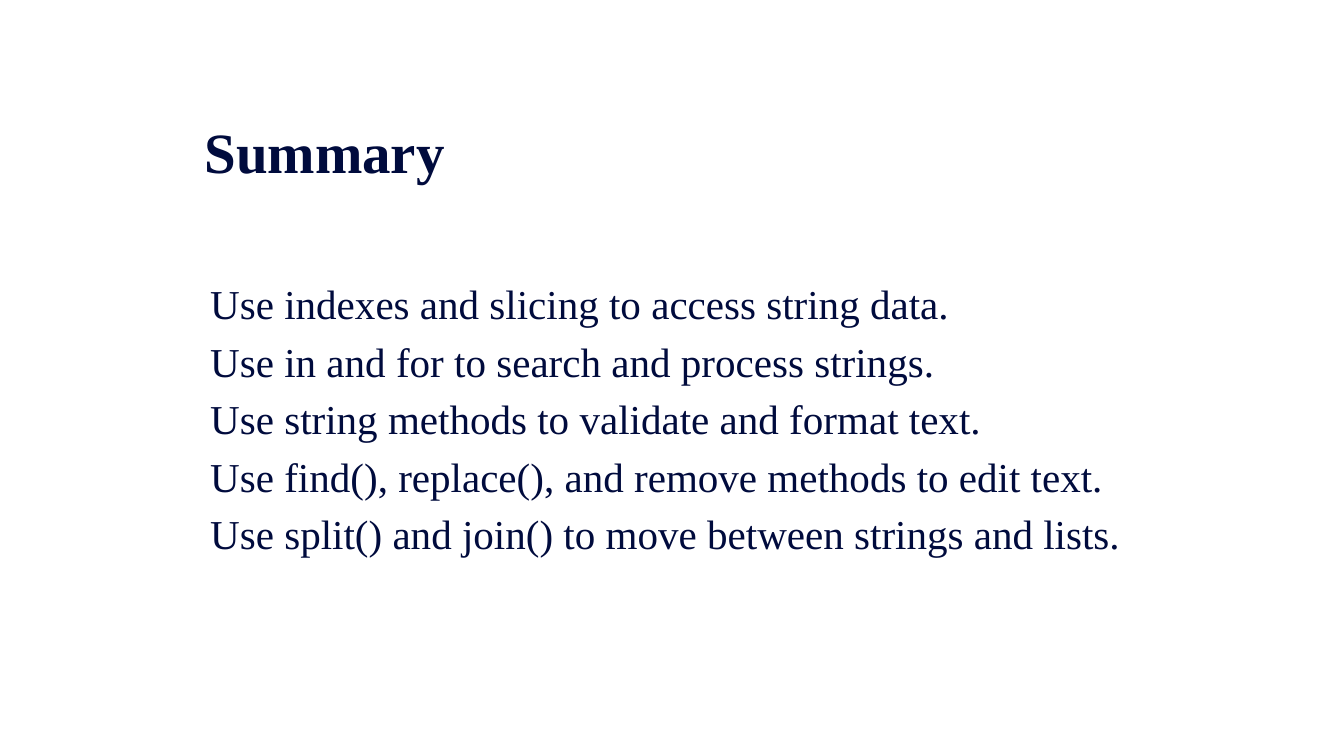
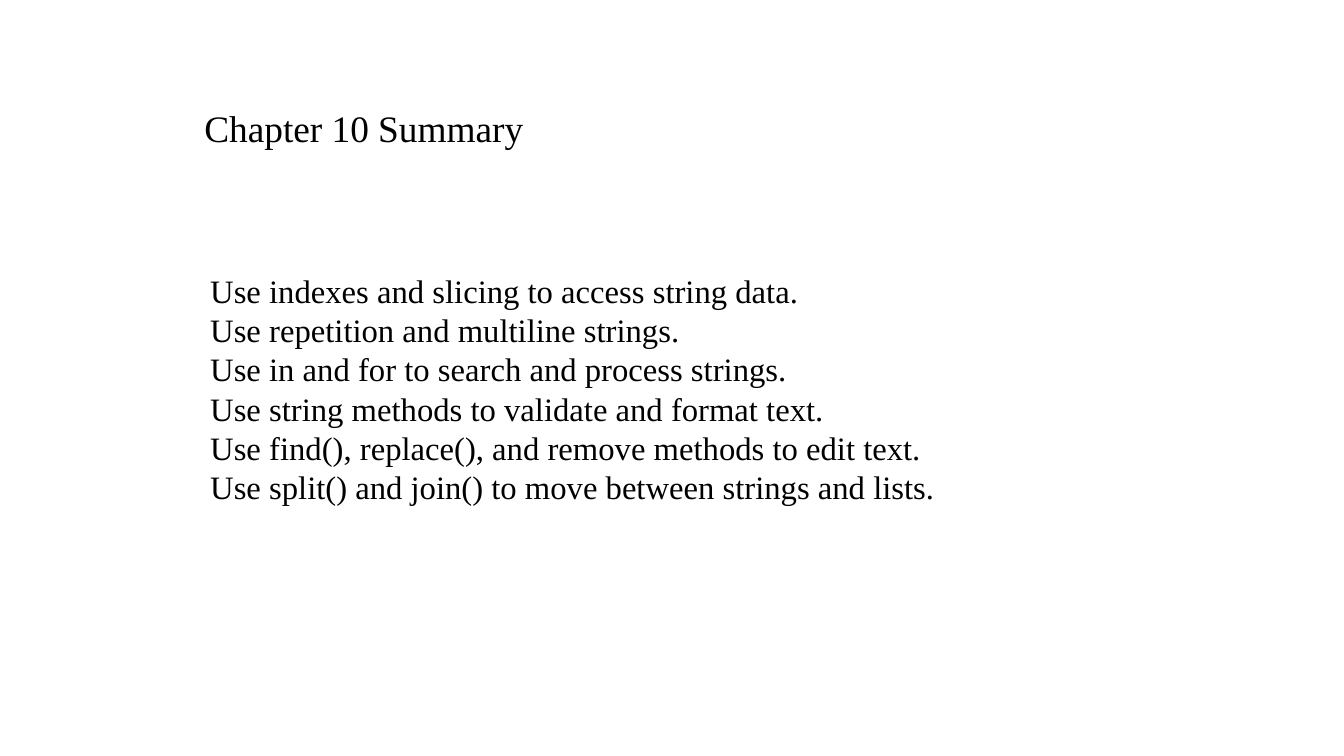
Before and after one commit to Wendy-Chen56/murachs_python_section_2, a slide deck: slide 10 of slides/chapter_10_How_to_Work_with_Strings.pptx (slide 8 before the commit). Drawn at 1344x756 pixels with LibreOffice and Linux fonts; fonts in the diff are those of the drawing. Boxes give left, top, right and bottom in pixels: in the first picture for what was removed or moved away, otherwise in the second. Text is boxed around its words. In the diff, an @@ line names an element or a change of style, - is before the commit and + after.

Commit message:
Update Chapter 10 lesson and slides

```diff
--- a/slides/chapter_10_How_to_Work_with_Strings.pptx
+++ b/slides/chapter_10_How_to_Work_with_Strings.pptx
@@ text at [204,116,523,149]: text changed; size 61 to 40 pt; text colour #000B3D to #000000; bold off @@
-Summary
+Chapter 10 Summary
@@ text at [210,280,934,505]: size 44 to 35 pt, text colour #000B3D to #000000 in "Use indexes and slicing to access string ...", "Use in and for to search and ...", "Use string methods to validate and format ...", "Use find(), replace(), and remove methods to ..." and 1 more places; line spacing 61.6pt to 1 @@
@@ text at [210,319,679,348]: paragraph added @@
+Use repetition and multiline strings.
```
Also in this commit, not shown: 6 other slides changed, 2 slides added, 1 other file.
